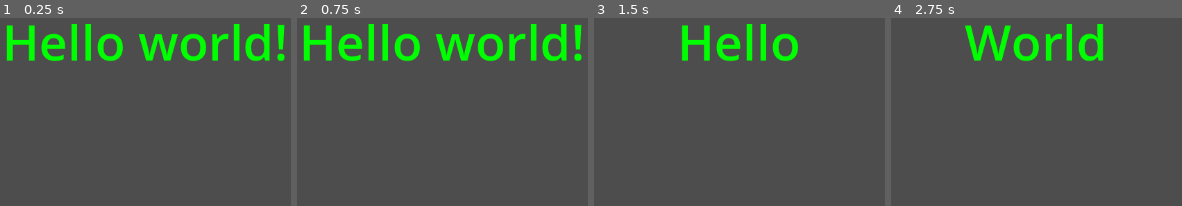
Above: before the commit, frames 1-4 (left to right).
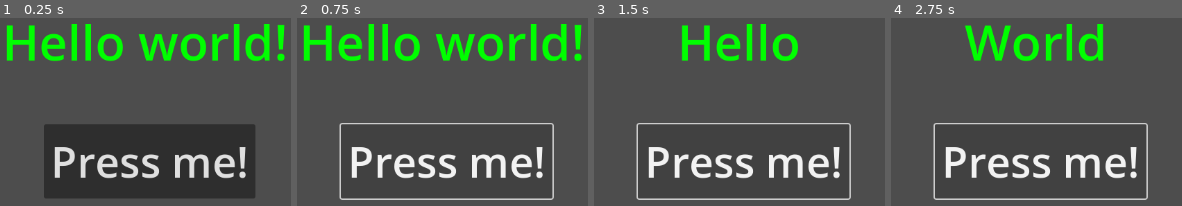
Above: after the commit, the same moments.

Repository: xatixatix/GodotProjects
Game: Godot game, scene res://main.tscn
Two runs of this game, one before a commit and one after it. Both use one fixed random seed, a clock stepped at 60 frames per second and the inputs below.
Inputs (mouse positions are in pixels of both pictures, inside the frame that each line leads up to):
- Up to frame 1 (0.25 s): no input
- Up to frame 2 (0.75 s): click (445, 160) at 0.5 s, where only the run after the commit has a clickable "Press me!"
- Up to frame 3 (1.5 s): click (742, 160) at 1.25 s, where only the run after the commit has a clickable "Press me!"
- Up to frame 4 (2.75 s): click (1039, 160) at 2 s, where only the run after the commit has a clickable "Press me!"

The runs differ from the first frame. In frame 1, 27% of the frame differs, in the area x 15-88%, y 56-96%; in frame 2, 5.7%; in frame 3, 5.7%; in frame 4, 5.7%.

Commit message:
classes, signals

Diff:
--- a/Projects/Demos/BrackeysGDscriptTutorial/basic.gd
+++ b/Projects/Demos/BrackeysGDscriptTutorial/basic.gd
@@ -1,12 +1,15 @@
 extends Node
 
 @onready var label = $"../Label"
-
-var health: int = 100
-
-enum Alignment { ALLY, NEUTRAL, ENEMY }
+@onready var character_2 = $"../Character2"
 
 @export var unit_aligment = Alignment.ALLY
+@export var sprite: Sprite2D
+
+signal ready_signal
+var health: int = 100
+var chest := Equipment.new(10, 5)
+enum Alignment { ALLY, NEUTRAL, ENEMY }
 
 func _ready():
 	# This is a comment
@@ -74,6 +77,14 @@
 		_:
 			print("WHO ARE YOU?!")
 
+	# Signals
+	ready_signal.emit("READY")
+
+	# Classes
+	character_2.die()
+	print(str(chest.get_armor()))
+	print(str(chest.get_weight()))
+
 # Just a function
 func shoot():
 	print("Shoot")
@@ -105,3 +116,23 @@
 		else:
 			health -= 10
 			print("Health is: " + str(health))
+
+func _on_button_pressed():
+	print("Button was pressed!")
+
+func _on_ready_signal(msg):
+	print(msg)
+
+class Equipment:
+	var armor: int
+	var weight: int
+
+	func _init(armorIn, weightIn):
+		armor = armorIn
+		weight = weightIn
+
+	func get_armor():
+		return armor
+
+	func get_weight():
+		return weight
--- /dev/null
+++ b/Projects/Demos/BrackeysGDscriptTutorial/character.gd
@@ -0,0 +1,10 @@
+class_name Character
+
+extends Node
+
+@export var profession: String
+@export var health: int
+
+func die():
+	print(profession + " died.")
+	queue_free()
--- a/Projects/Demos/BrackeysGDscriptTutorial/main.tscn
+++ b/Projects/Demos/BrackeysGDscriptTutorial/main.tscn
@@ -1,6 +1,7 @@
-[gd_scene load_steps=2 format=3 uid="uid://oytxmaoyafjn"]
+[gd_scene load_steps=3 format=3 uid="uid://oytxmaoyafjn"]
 
 [ext_resource type="Script" path="res://basic.gd" id="1_hkhbm"]
+[ext_resource type="Script" path="res://character.gd" id="2_wmmi3"]
 
 [node name="Main" type="Node2D"]
 
@@ -23,7 +24,35 @@
 [node name="Timer" type="Timer" parent="."]
 autostart = true
 
-[node name="Basics" type="Node" parent="."]
+[node name="Basics" type="Node" parent="." node_paths=PackedStringArray("sprite")]
 script = ExtResource("1_hkhbm")
+sprite = NodePath("../Sprite2D")
+
+[node name="Sprite2D" type="Sprite2D" parent="."]
+
+[node name="Button" type="Button" parent="."]
+offset_left = 454.0
+offset_top = 419.0
+offset_right = 759.0
+offset_bottom = 526.0
+theme_override_font_sizes/font_size = 61
+text = "Press me!"
+
+[node name="Character" type="Node" parent="."]
+script = ExtResource("2_wmmi3")
+profession = "Potion Seller"
+health = 100
+
+[node name="Character2" type="Node" parent="."]
+script = ExtResource("2_wmmi3")
+profession = "Knight"
+health = 150
+
+[node name="Character3" type="Node" parent="."]
+script = ExtResource("2_wmmi3")
+profession = "Guy"
+health = 40
 
 [connection signal="timeout" from="Timer" to="Basics" method="_on_timer_timeout"]
+[connection signal="ready_signal" from="Basics" to="Basics" method="_on_ready_signal"]
+[connection signal="pressed" from="Button" to="Basics" method="_on_button_pressed"]
